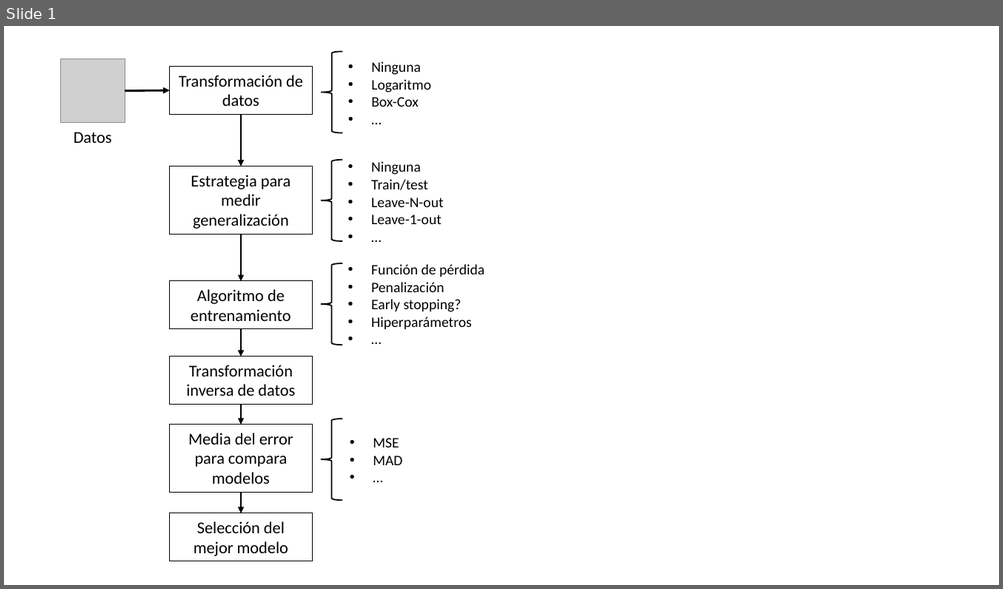
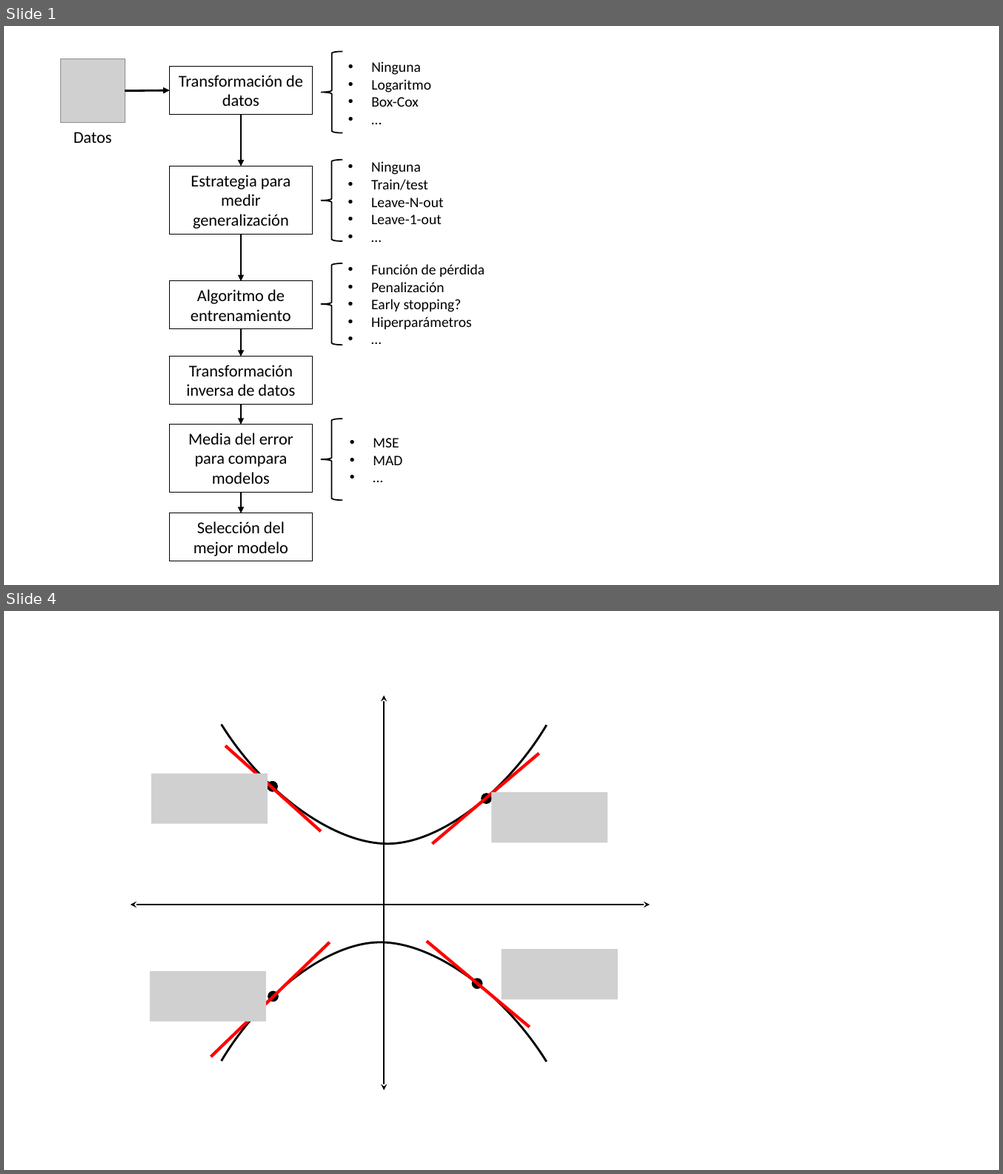
Before and after one commit to jdvelasq/courses-source, a slide deck: notebooks/sklearn/fundamentals/assets/aprendizaje.pptx. Shown one above the other, each under a label of ours: slide 1 before the commit, slides 1 and 4 after it; the slides between them are not shown. The pictures are 1003x589 and 1003x1174 pixels, drawn with LibreOffice and Linux fonts; fonts in the diff are those of the drawing; grey boxes stand for pictures. Boxes give left, top, right and bottom in pixels: in the first picture for what was removed or moved away, otherwise in the second. Text is boxed around its words. In the diff, an @@ line names an element or a change of style, - is before the commit and + after.

```diff
--- a/notebooks/sklearn/fundamentals/assets/aprendizaje.pptx
+++ b/notebooks/sklearn/fundamentals/assets/aprendizaje.pptx
@@ slide 4 added at (4,611,999,1170), background #FFFFFF @@
@@ double arrow added from (384, 1091) to (384, 695), #000000 1.25 pt @@
@@ freeform shape added at (221,724,546,844), outline #000000 2 pt @@
@@ line added from (225, 746) to (321, 832), #FF0000 3 pt @@
@@ line added from (432, 844) to (539, 754), #FF0000 3 pt @@
@@ picture added at (151,774,267,824) @@
@@ ellipse added at (267,782,277,792), fill #000000, outline #000000 1 pt @@
@@ ellipse added at (481,794,491,803), fill #000000, outline #000000 1 pt @@
@@ picture added at (491,792,608,843) @@
@@ double arrow added from (649, 905) to (130, 905), #000000 1.25 pt @@
@@ line added from (210, 1057) to (330, 943), #FF0000 3 pt @@
@@ freeform shape added at (221,943,546,1062), outline #000000 2 pt @@
@@ line added from (427, 942) to (529, 1028), #FF0000 3 pt @@
@@ picture added at (502,950,618,1000) @@
@@ picture added at (150,971,266,1022) @@
@@ ellipse added at (472,979,481,988), fill #000000, outline #000000 1 pt @@
@@ ellipse added at (268,991,278,1001), fill #000000, outline #000000 1 pt @@
```
Also in this commit, not shown: 4 other slides added, 49 other files.
